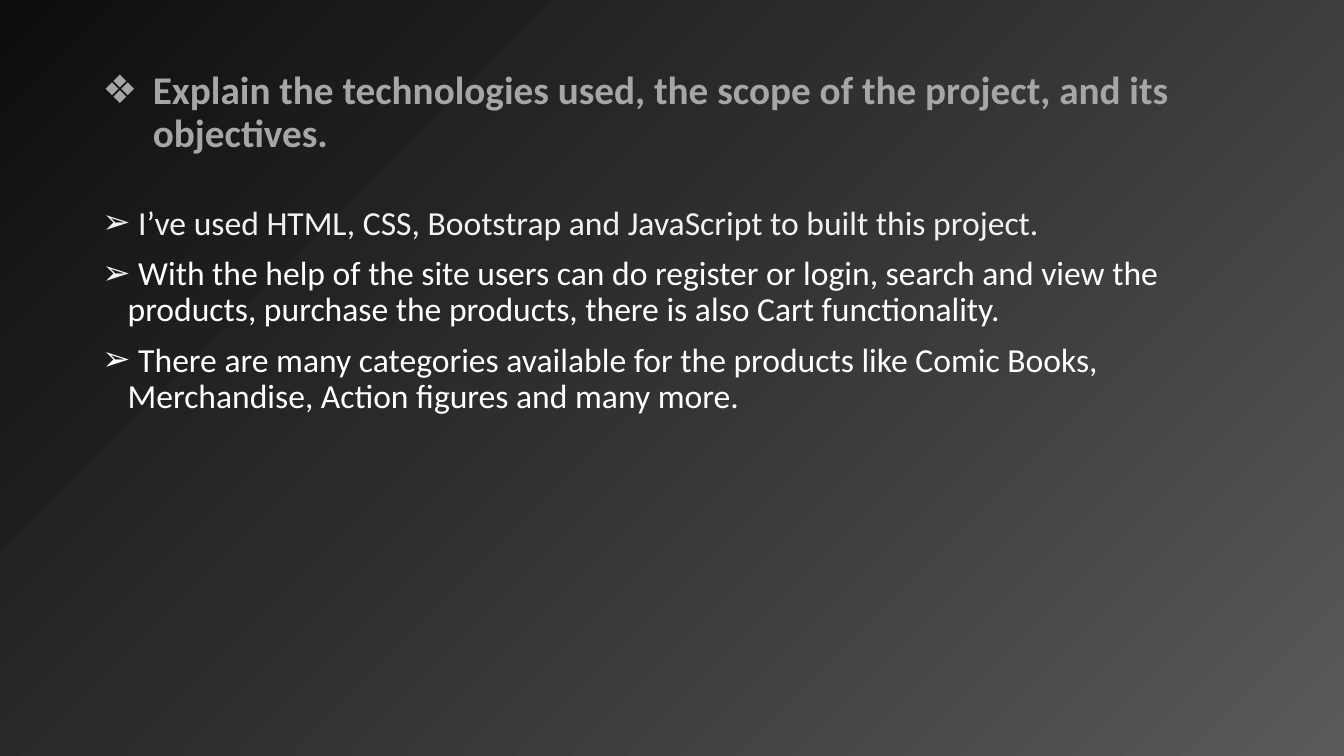
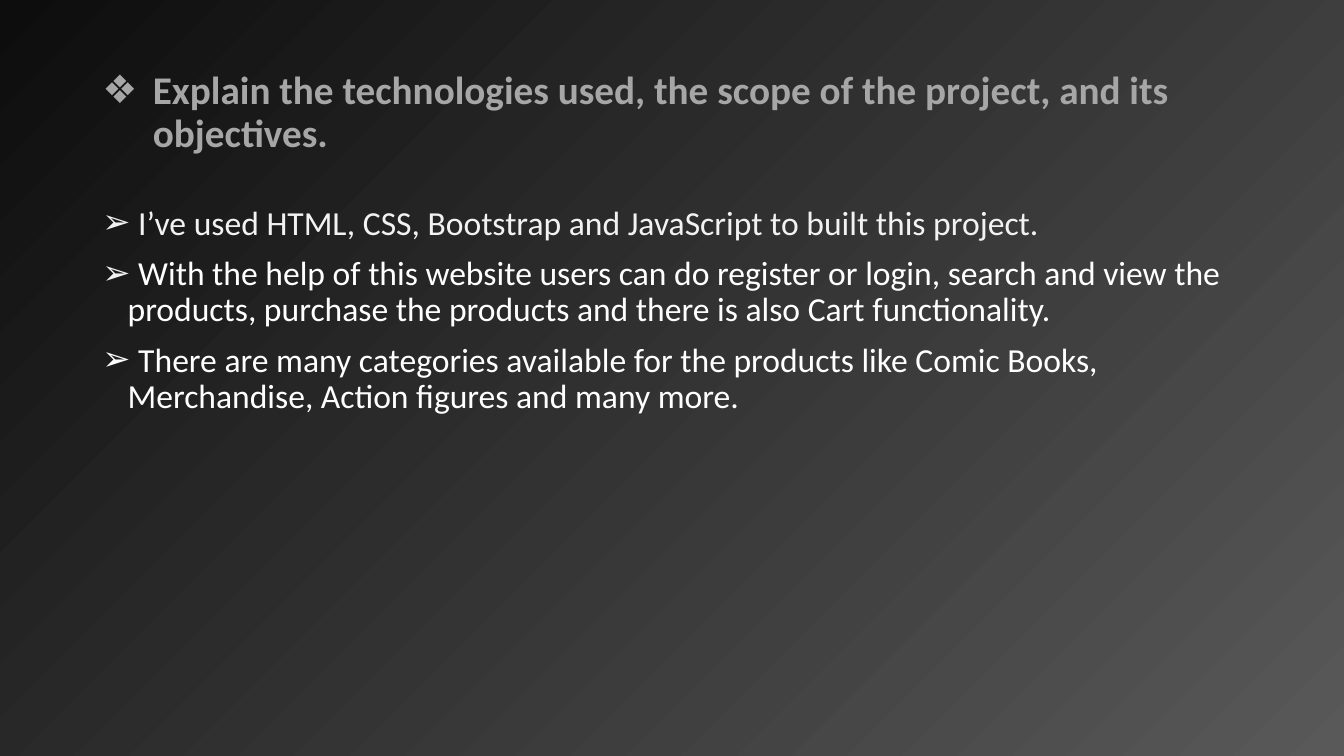
Before and after one commit to SD6103/13Sept_Sahil, a slide deck: slide 3 of Soft Skill/Module - 3.pptx. Drawn at 1344x756 pixels with LibreOffice and Linux fonts; fonts in the diff are those of the drawing. Boxes give left, top, right and bottom in pixels: in the first picture for what was removed or moved away, otherwise in the second. Text is boxed around its words. In the diff, an @@ line names an element or a change of style, - is before the commit and + after.

```diff
--- a/Soft Skill/Module - 3.pptx
+++ b/Soft Skill/Module - 3.pptx
@@ text at <box>128,261,1220,327</box>: text changed @@
-➢ With the help of the site users can do register or login, search and view the products, purchase the products, there is also Cart functionality.
+➢ With the help of this website users can do register or login, search and view the products, purchase the products and there is also Cart functionality.
```
Also in this commit, not shown: 2 other slides changed, 1 other file.
